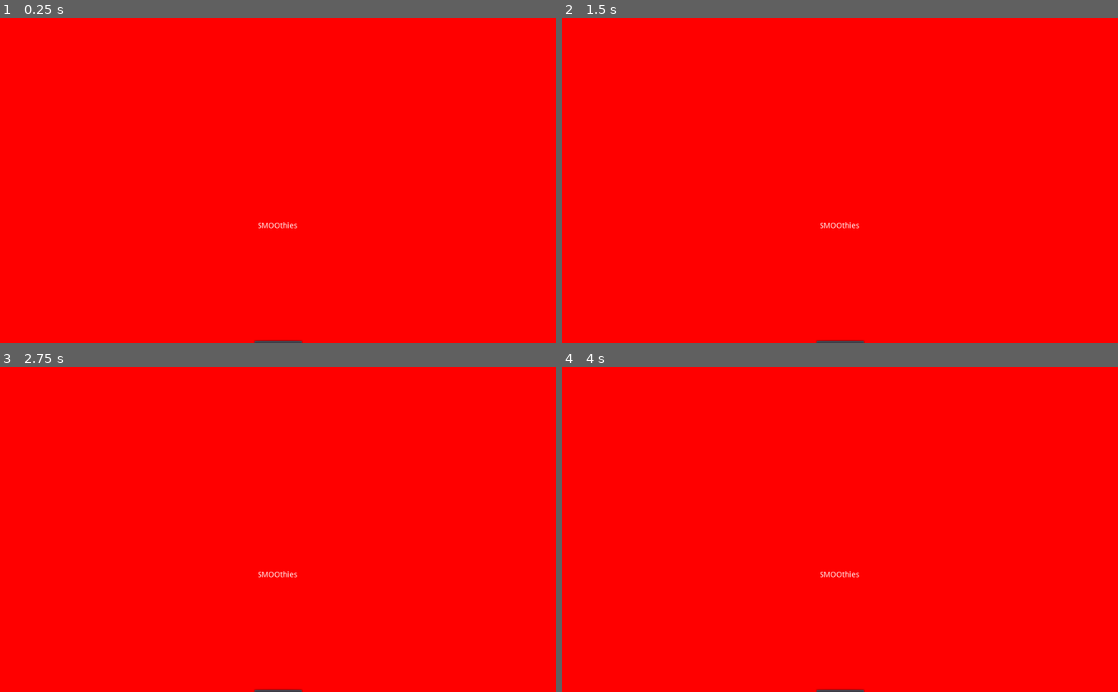
Above: before the commit, frames 1-4 (two rows, left to right).
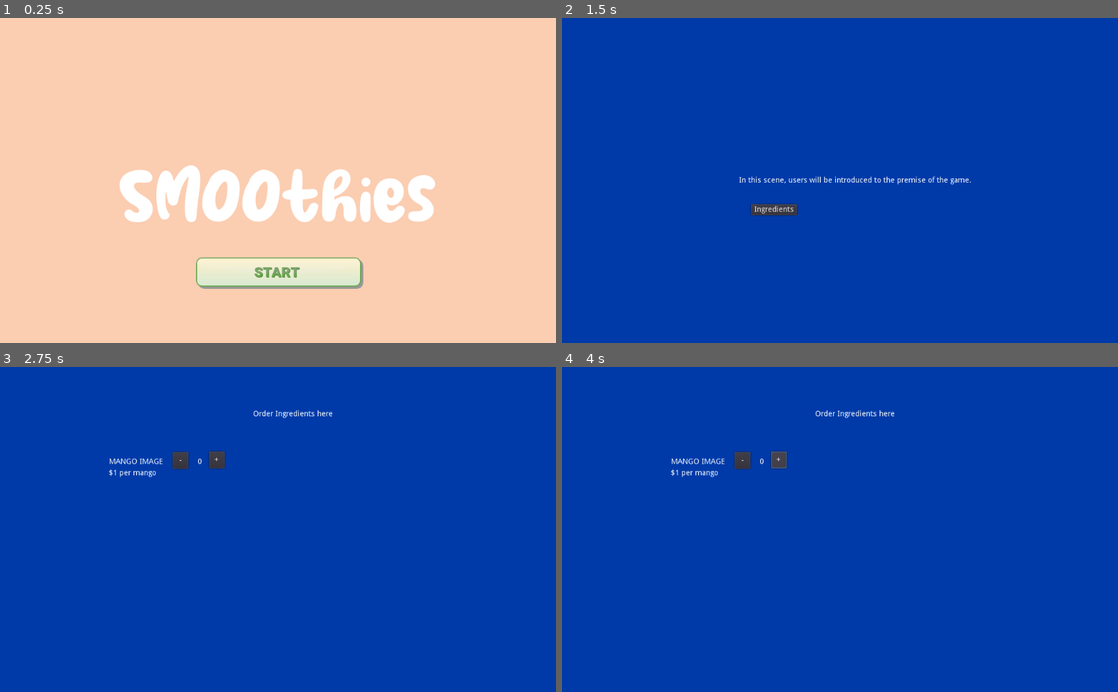
Above: after the commit, the same moments.

Repository: thepriscillawang/SMOOthies
Game: Godot game, scene res://Scenes/Main.tscn
Two runs of this game, one before a commit and one after it. Both use one fixed random seed, a clock stepped at 60 frames per second and the inputs below.
Inputs (mouse positions are in pixels of both pictures, inside the frame that each line leads up to):
- Up to frame 1 (0.25 s): no input
- Up to frame 2 (1.5 s): click (840, 271) at 0.52 s; click (840, 271) at 1.27 s
- Up to frame 3 (2.75 s): click (211, 558) at 2 s, where only the run after the commit has a clickable "Ingredients"
- Up to frame 4 (4 s): click (739, 461) at 2.75 s, where only the run after the commit has a clickable "-"; click (778, 461) at 3.5 s, where only the run after the commit has a clickable "+"

The runs differ from the first frame. In frame 1, 100% of the frame differs, in the area x 0-100%, y 0-100%; in frame 2, 100%; in frame 3, 100%; in frame 4, 100%.

Commit message:
Some changes in the first scene

Diff:
--- a/src/SMOOthies/Scenes/Main.tscn
+++ b/src/SMOOthies/Scenes/Main.tscn
@@ -1,35 +1,51 @@
-[gd_scene load_steps=2 format=2]
+[gd_scene load_steps=7 format=2]
 
 [ext_resource path="res://Scenes/Main.gd" type="Script" id=1]
+[ext_resource path="res://images/button_start_r.png" type="Texture" id=2]
+[ext_resource path="res://fonts/milky_coffee/Milky Coffee.otf" type="DynamicFontData" id=3]
+[ext_resource path="res://images/button_start_r_hover.png" type="Texture" id=4]
+[ext_resource path="res://images/button_start_r_pressed.png" type="Texture" id=5]
+
+[sub_resource type="DynamicFont" id=1]
+size = 128
+outline_color = Color( 0, 0, 0, 1 )
+font_data = ExtResource( 3 )
 
 [node name="Root" type="Node2D"]
 script = ExtResource( 1 )
+__meta__ = {
+"_edit_vertical_guides_": [ 511.0 ]
+}
 
 [node name="ColorRect" type="ColorRect" parent="."]
 margin_right = 1024.0
 margin_bottom = 768.0
-color = Color( 1, 0, 0, 1 )
+color = Color( 0.988235, 0.807843, 0.698039, 1 )
 
 [node name="Label" type="Label" parent="ColorRect"]
 anchor_left = 0.5
 anchor_top = 0.5
 anchor_right = 0.5
 anchor_bottom = 0.5
-margin_left = -37.5
-margin_top = -7.0
-margin_right = 37.5
-margin_bottom = 7.0
+margin_left = -334.0
+margin_top = -112.0
+margin_right = 333.0
+margin_bottom = 43.0
+custom_fonts/font = SubResource( 1 )
 text = "SMOOthies"
+align = 1
 
-[node name="StartButton" type="Button" parent="ColorRect"]
+[node name="StartButton" type="TextureButton" parent="ColorRect"]
 anchor_left = 0.5
 anchor_top = 1.0
-anchor_right = 0.5
+anchor_right = 0.537
 anchor_bottom = 1.0
-margin_left = -43.0
-margin_top = -172.0
-margin_right = 44.0
-margin_bottom = -152.0
-text = "Start Game!"
+margin_left = -151.0
+margin_top = -326.0
+margin_right = 111.112
+margin_bottom = -276.0
+texture_normal = ExtResource( 2 )
+texture_pressed = ExtResource( 5 )
+texture_hover = ExtResource( 4 )
 
 [connection signal="pressed" from="ColorRect/StartButton" to="." method="_on_StartButton_pressed"]
Binary file added: src/SMOOthies/fonts/1up/1up.ttf
Not shown, added: src/SMOOthies/fonts/1up/license.txt
Not shown, added: src/SMOOthies/fonts/1up/readme.txt
Binary file added: src/SMOOthies/fonts/honey_mints/Honey Mints.ttf
Not shown, added: src/SMOOthies/fonts/honey_mints/License.txt
Binary file added: src/SMOOthies/fonts/milky_coffee/Milky Coffee.jpg
Not shown, added: src/SMOOthies/fonts/milky_coffee/Milky Coffee.jpg.import
Binary file added: src/SMOOthies/fonts/milky_coffee/Milky Coffee.otf
Binary file added: src/SMOOthies/fonts/milky_coffee/Milky Coffee.ttf
Not shown, added: src/SMOOthies/fonts/milky_coffee/More Info.txt
Binary file added: src/SMOOthies/images/button_start_r.png
Not shown, added: src/SMOOthies/images/button_start_r.png.import
(and 6 more such lines)
